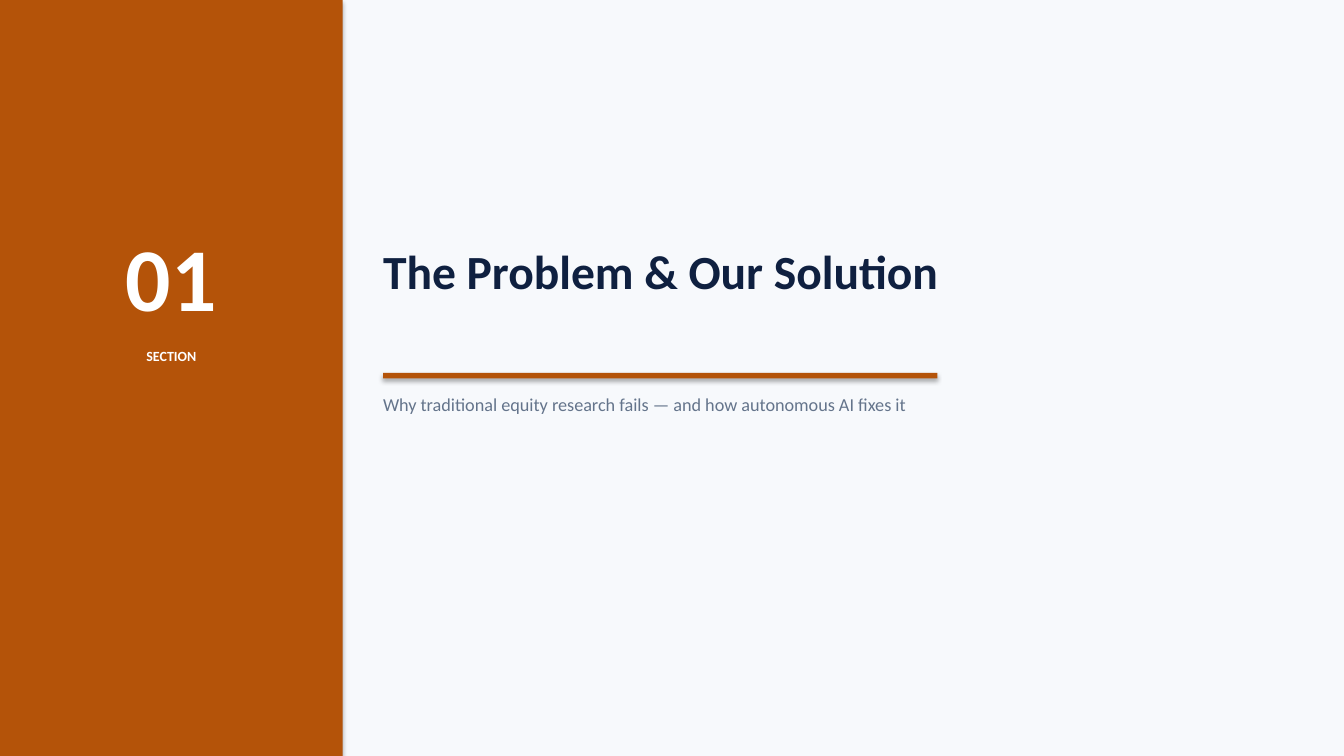
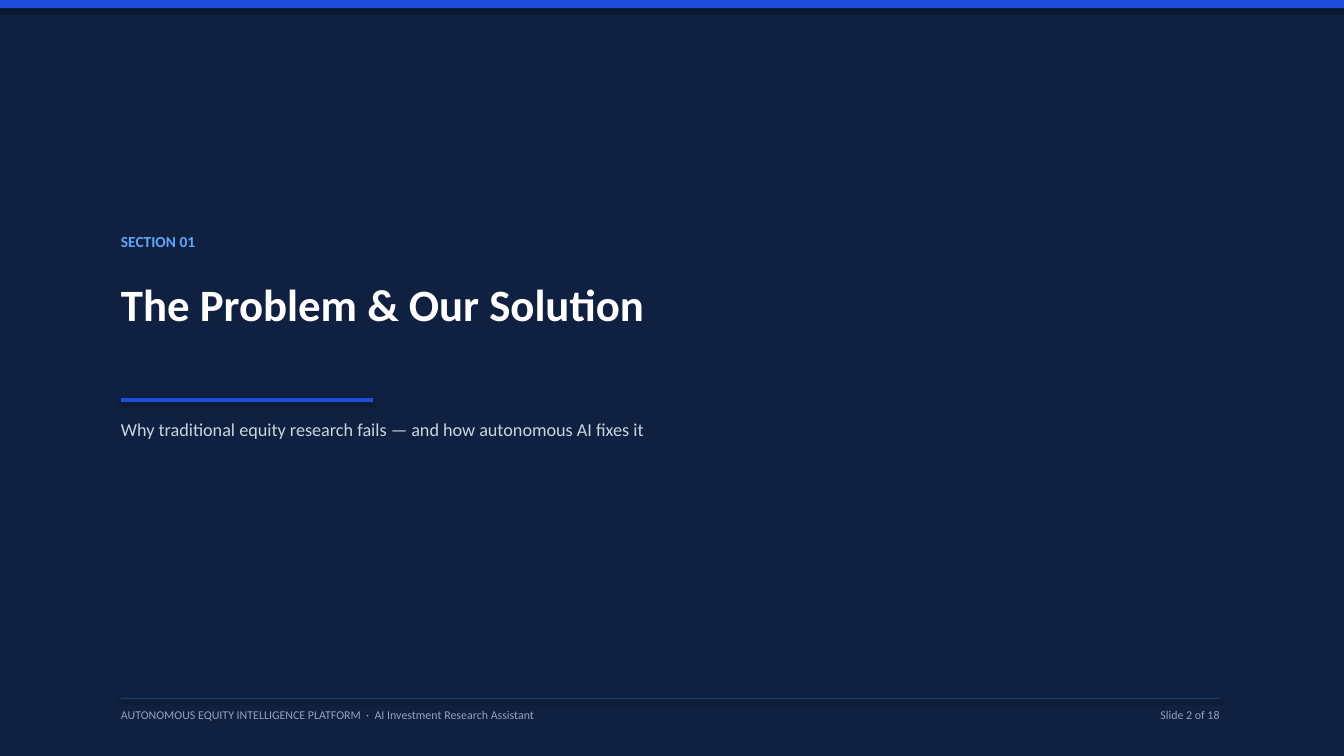
Before and after one commit to SagarTrimukhe/ai-investment-research-assistant, a slide deck: slide 2 of CAPSTONE_PROJECT_PRESENTATION.pptx. Drawn at 1344x756 pixels with LibreOffice and Linux fonts; fonts in the diff are those of the drawing. Boxes give left, top, right and bottom in pixels: in the first picture for what was removed or moved away, otherwise in the second. Text is boxed around its words. In the diff, an @@ line names an element or a change of style, - is before the commit and + after.

Commit message:
design: streamline presentation to clean, simple bullet format with executive styling

```diff
--- a/CAPSTONE_PROJECT_PRESENTATION.pptx
+++ b/CAPSTONE_PROJECT_PRESENTATION.pptx
@@ rectangle at (0,0,1344,756): fill #F7F9FC to #0F2040 @@
@@ rectangle removed at (0,0,343,756) @@
@@ rectangle added at (0,0,1344,8), fill #1D4ED8 @@
@@ text at (121,237,196,247): text changed; size 64 to 11 pt; text colour #FFFFFF to #60A5FA @@
-01
+SECTION 01
@@ text "The Problem & Our Solution": place and size @@
-text "The Problem & Our Solution" at (383,255,938,290)
+text "The Problem & Our Solution" at (121,289,644,322)
@@ text "The Problem & Our Solution" at (121,289,644,322): size 34 to 32 pt, text colour #0F2040 to #FFFFFF @@
@@ text removed at (146,352,196,361) @@
-SECTION
@@ rectangle removed at (383,373,938,379) @@
@@ text "Why traditional equity research fails ...": place and size @@
-text "Why traditional equity research fails ..." at (383,398,905,414)
+text "Why traditional equity research fails ..." at (121,423,643,439)
@@ text "Why traditional equity research fails ..." at (121,423,643,439): text colour #64748B to #CBD5E1 @@
@@ rectangle added at (121,398,373,402), fill #1D4ED8 @@
@@ rectangle added at (121,698,1220,699), fill #1E3A66 @@
@@ text added at (121,711,534,721), 8.5 pt, text #94A3B8 @@
+AUTONOMOUS EQUITY INTELLIGENCE PLATFORM · AI Investment Research Assistant
@@ text added at (1160,711,1219,719), 8.5 pt, text #94A3B8 @@
+Slide 2 of 18
```
Also in this commit, not shown: 15 other slides changed, 2 slides added, 2 slides removed.
